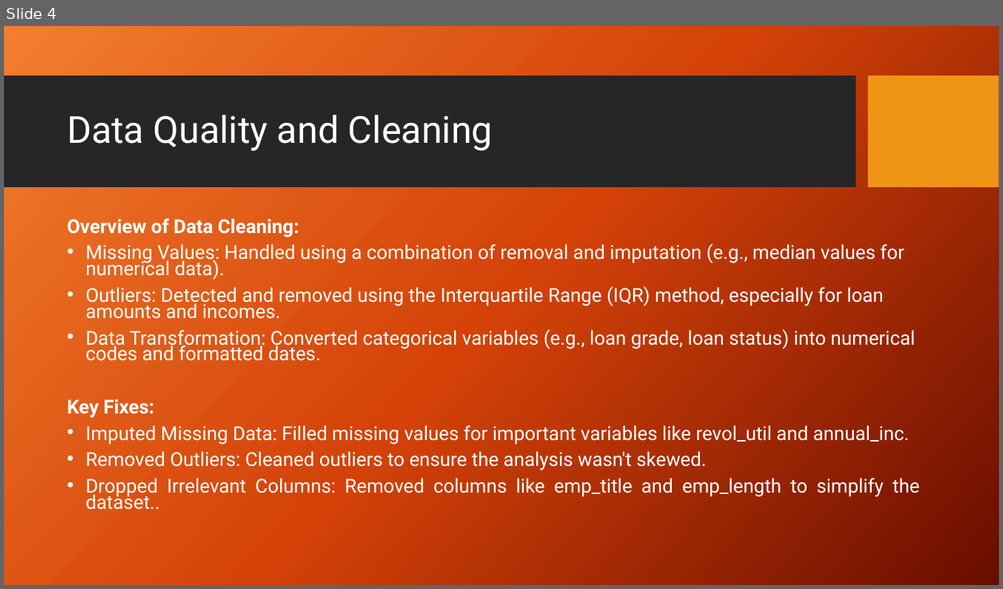
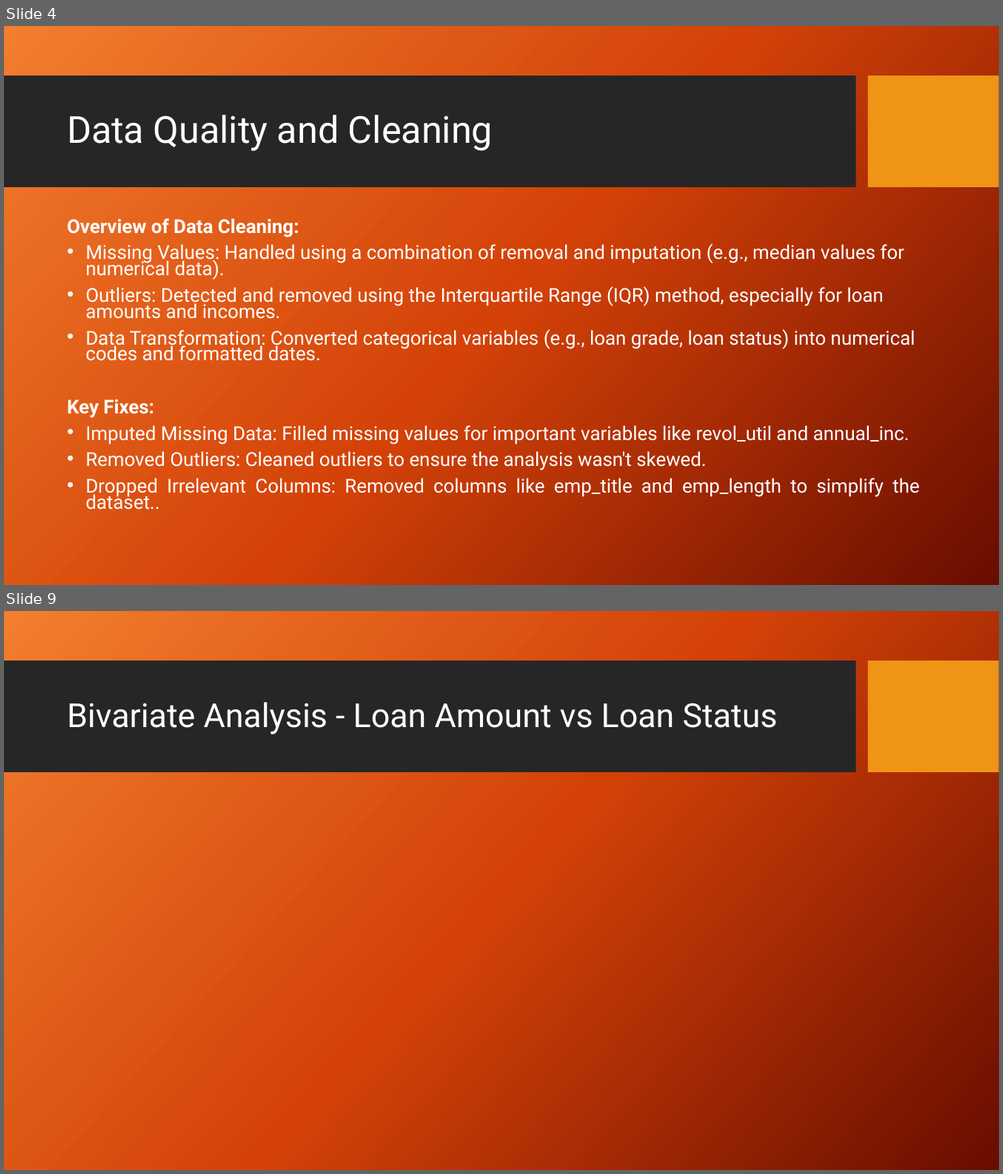
Before and after one commit to jafarijason/ds_001_lending_club_case_study, a slide deck: Presentation.pptx. Shown one above the other, each under a label of ours: slide 4 before the commit, slides 4 and 9 after it; the slides between them are not shown. The pictures are 1003x589 and 1003x1174 pixels, drawn with LibreOffice and Linux fonts; fonts in the diff are those of the drawing; background and template pictures are left out. Boxes give left, top, right and bottom in pixels: in the first picture for what was removed or moved away, otherwise in the second. Text is boxed around its words. In the diff, an @@ line names an element or a change of style, - is before the commit and + after.

```diff
--- a/Presentation.pptx
+++ b/Presentation.pptx
@@ slide 9 added at [4, 611, 999, 1170], background picture (left out); not listed: 2 template elements that a slide beside it also shows @@
@@ title added at [67, 702, 777, 735], 32 pt, text #FFFFFF @@
+Bivariate Analysis - Loan Amount vs Loan Status
```
Also in this commit, not shown: 1 slide changed, 9 other slides added, 1 slide removed.
